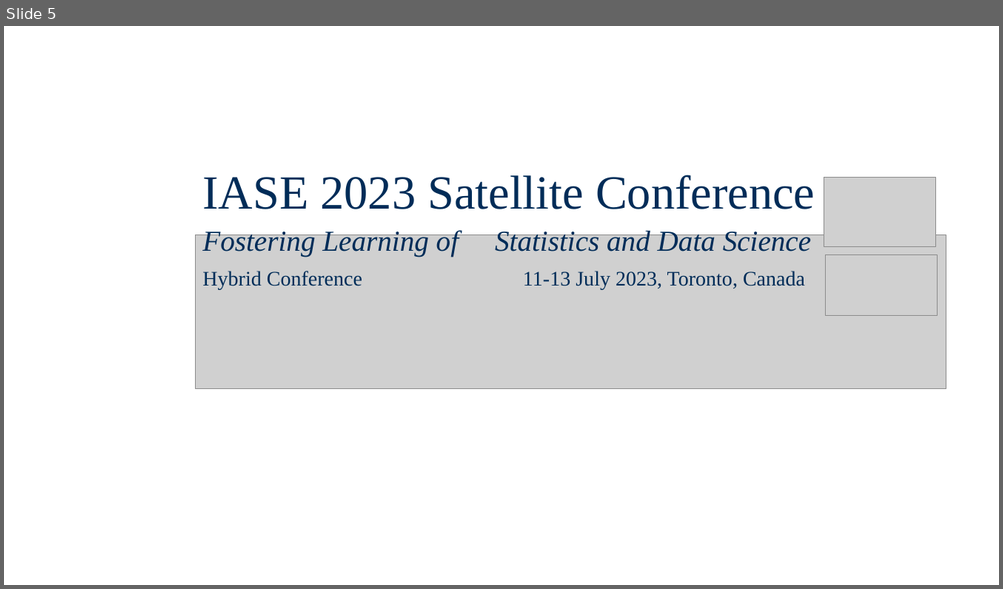
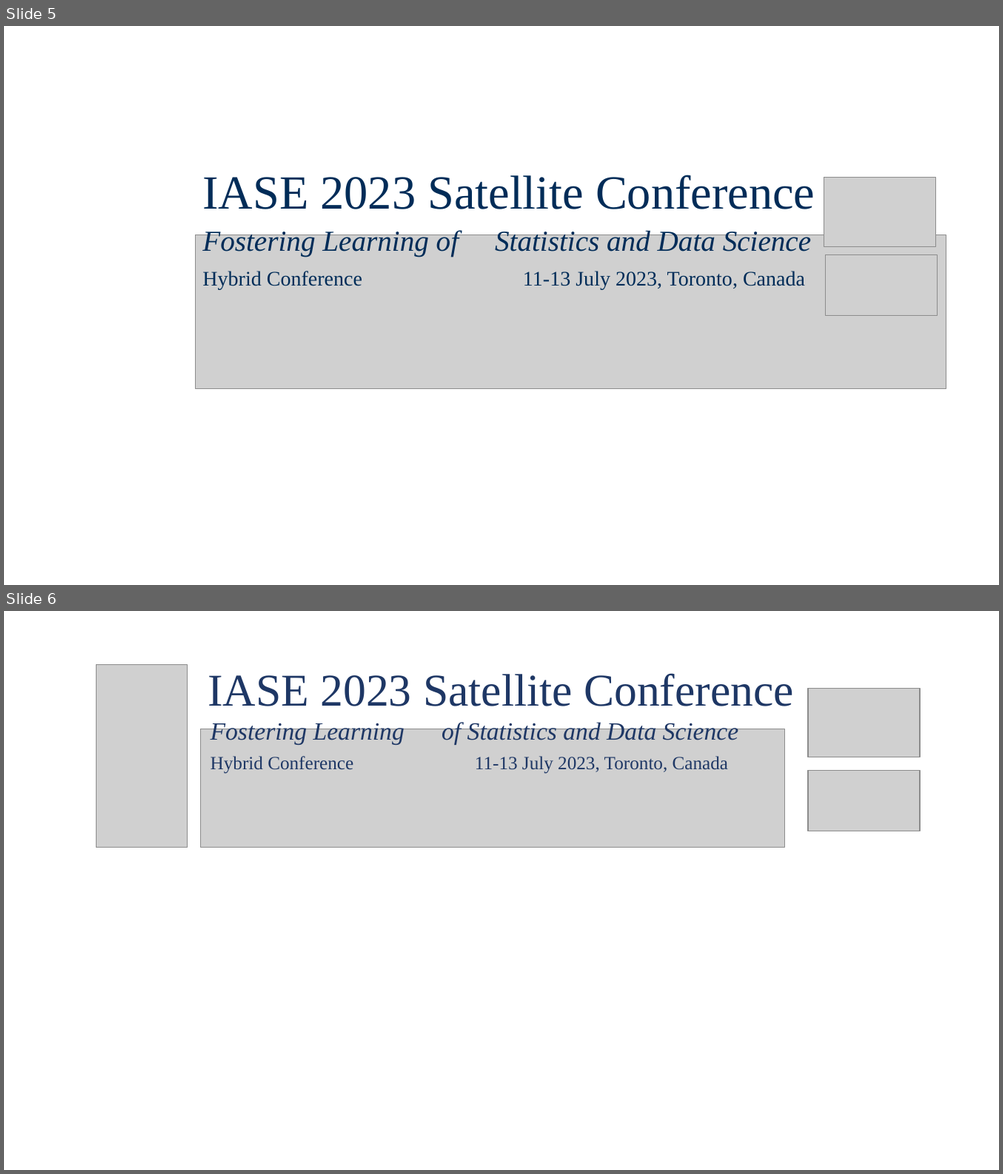
Before and after one commit to iase2023satellite/iase2023satellite.github.io, a slide deck: assets/logos/visual_elements.pptx. Shown one above the other, each under a label of ours: slide 5 before the commit, slides 5 and 6 after it. The pictures are 1003x589 and 1003x1174 pixels, drawn with LibreOffice and Linux fonts; fonts in the diff are those of the drawing; grey boxes stand for pictures. Boxes give left, top, right and bottom in pixels: in the first picture for what was removed or moved away, otherwise in the second. Text is boxed around its words. In the diff, an @@ line names an element or a change of style, - is before the commit and + after.

```diff
--- a/assets/logos/visual_elements.pptx
+++ b/assets/logos/visual_elements.pptx
@@ slide 6 added at <box>4,611,999,1170</box>, background #FFFFFF @@
@@ picture added at <box>96,665,187,848</box> @@
@@ text added at <box>208,673,794,706</box>, 44 pt, text #1E3765 @@
+IASE 2023 Satellite Conference
@@ picture added at <box>808,688,919,758</box> @@
@@ text added at <box>210,720,738,774</box>, 18 pt, text #1E3765 @@
+Fostering Learning of Statistics and Data Science
+Hybrid Conference 11-13 July 2023, Toronto, Canada
@@ picture added at <box>200,729,784,848</box> @@
@@ picture added at <box>808,770,919,831</box> @@
```
Also in this commit, not shown: 1 other file.
